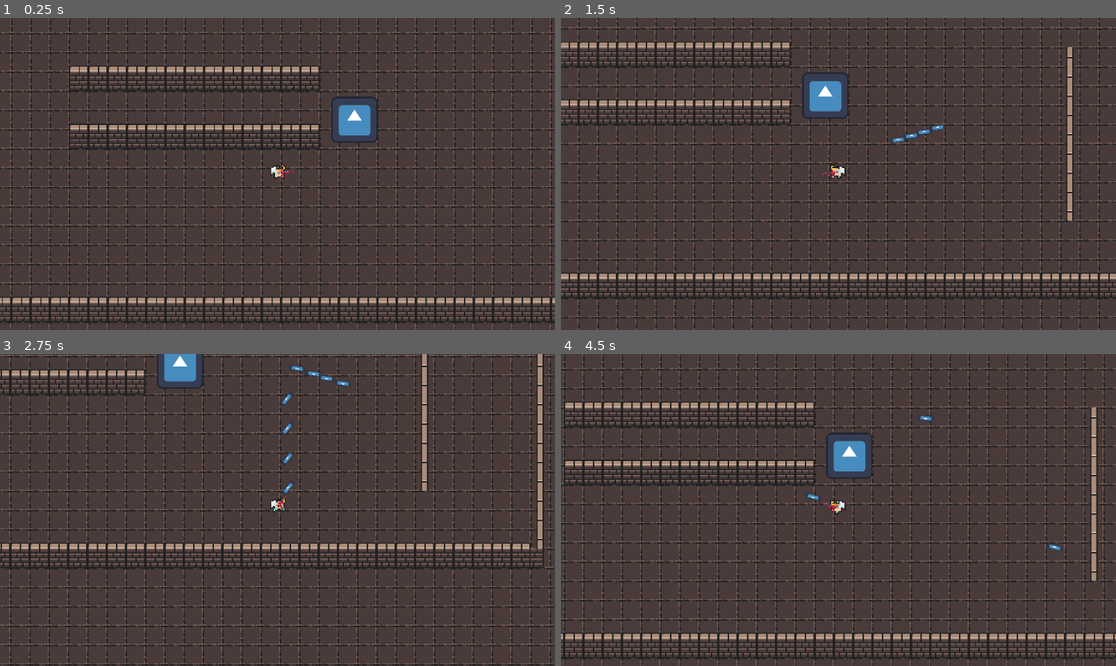
Above: before the commit, frames 1-4 (two rows, left to right).
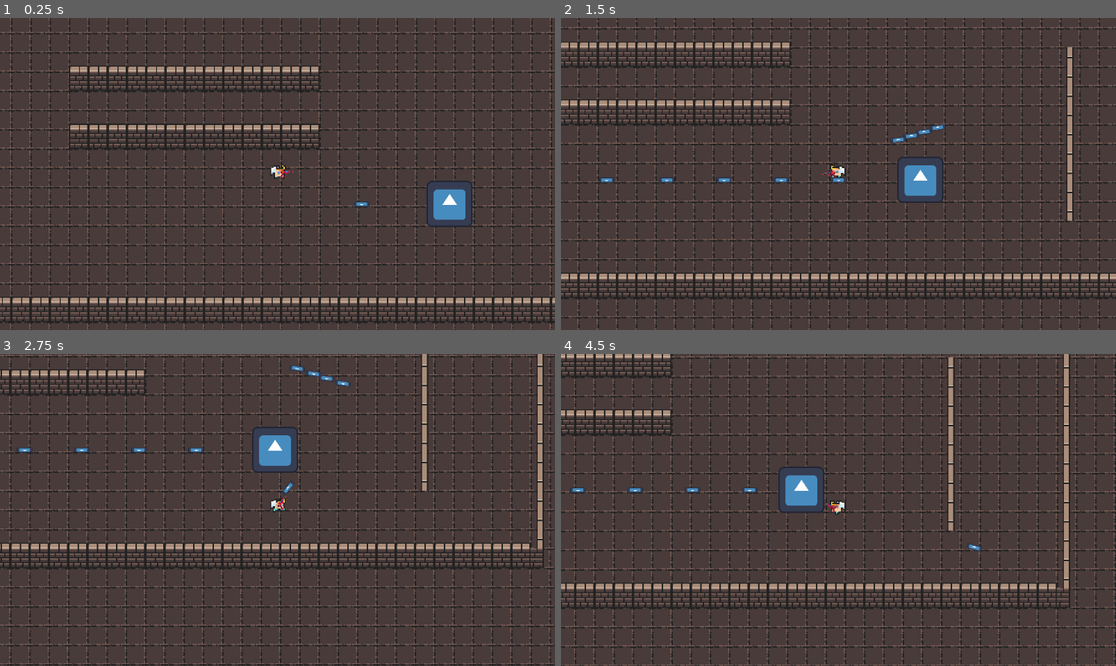
Above: after the commit, the same moments.

Repository: pabril03/ProyectoPLD
Game: Godot game, scene res://escenas/main.tscn
Two runs of this game, one before a commit and one after it. Both use one fixed random seed, a clock stepped at 60 frames per second and the inputs below. The engine's default icon, where the game draws it, is replaced by a stand-in: a white triangle on a blue panel in a dark square.
Inputs (mouse positions are in pixels of both pictures, inside the frame that each line leads up to):
- Up to frame 1 (0.25 s): no input
- Up to frame 2 (1.5 s): move the mouse to (960, 158) at 0.52 s; press the mouse at (960, 158) at 0.53 s; hold D (right) 0.53-1.28 s; move the mouse to (727, 189) at 1.27 s; release the mouse at (727, 189) at 1.28 s; hold S (down) from 1.28 s (still down); tap Space (shield) at 1.35 s
- Up to frame 3 (2.75 s): click (166, 525) at 1.55 s; move the mouse to (333, 441) at 2.02 s; release S (down) at 2.03 s; press the mouse at (333, 441) at 2.03 s; hold D (right) from 2.03 s (still down)
- Up to frame 4 (4.5 s): move the mouse to (810, 572) at 2.77 s; release D (right) at 2.78 s; release the mouse at (810, 572) at 2.78 s; hold W (up) 2.78-3.53 s; click (810, 572) at 2.85 s; move the mouse to (1005, 556) at 3.52 s; hold Space (shield) 3.53-4.28 s; hold A (left) from 3.53 s (still down); click (1005, 556) at 3.8 s; move the mouse to (672, 463) at 4.27 s; click (672, 463) at 4.35 s

The runs differ from the first frame. In frame 1, 1.6% of the frame differs, in the area x 59-86%, y 25-68%; in frame 2, 1.8%; in frame 3, 1.6%; in frame 4, 38%, in the area x 0-100%, y 0-100%.

Commit message:
enemigo que dispara creado
he puesto al enemigo en otra capa de colision, y he puesto que las balas colisionen con el entorno y con el enemigo.

Se supone que poniendo "|", se puede poner que colisione con varias capas, pero a mi me ha funcionado "&", prueba a ver

Diff:
--- a/escenas/enemigo.tscn
+++ b/escenas/enemigo.tscn
@@ -15,3 +15,11 @@
 
 [node name="CollisionShape2D" type="CollisionShape2D" parent="."]
 shape = SubResource("CircleShape2D_743j8")
+
+[node name="Marker2D" type="Marker2D" parent="."]
+position = Vector2(-38, 0)
+
+[node name="Timer" type="Timer" parent="."]
+wait_time = 0.3
+
+[connection signal="timeout" from="Timer" to="." method="_on_timer_timeout"]
--- a/escenas/escudo.tscn
+++ b/escenas/escudo.tscn
@@ -1,7 +1,7 @@
 [gd_scene load_steps=4 format=3 uid="uid://dbklotbaagktf"]
 
 [ext_resource type="Texture2D" uid="uid://dij0sg503bbbr" path="res://sprites/escudo.png" id="1_jm0py"]
-[ext_resource type="Script" uid="uid://xiw5bedht0x7" path="res://escenas/escudo.gd" id="1_uq7k6"]
+[ext_resource type="Script" uid="uid://xiw5bedht0x7" path="res://scripts/escudo.gd" id="1_uq7k6"]
 
 [sub_resource type="CircleShape2D" id="CircleShape2D_n2wyw"]
 radius = 11.0
--- a/escenas/main.tscn
+++ b/escenas/main.tscn
@@ -295,4 +295,4 @@
 tile_set = SubResource("TileSet_dkga6")
 
 [node name="Enemigo" parent="." instance=ExtResource("4_26pgj")]
-position = Vector2(316, 168)
+position = Vector2(395, 238)
--- a/scripts/bala.gd
+++ b/scripts/bala.gd
@@ -14,7 +14,7 @@
 
 func _ready():
 	collision_layer = 2 # Capa 2 para que no colisionen entre sí
-	collision_mask = 1 # Para que colisione con los elementos del mapa y el jugador
+	collision_mask = 1 & 3 # Para que colisione con los elementos del mapa y el jugador
 	if last_position == Vector2.ZERO:  # Si no se inicializa la bala desde fuera se utiliza la posición global.
 		last_position = global_position
 
--- a/scripts/enemigo.gd
+++ b/scripts/enemigo.gd
@@ -1,11 +1,38 @@
 extends StaticBody2D
 
 @export var VIDA:int = 20
+const bala = preload("res://escenas/bala.tscn")
+
+@onready var punta: Marker2D = $Marker2D
+var puedoDisparar: bool = true
+
+func _ready() -> void:
+	collision_layer = 3
+	collision_mask = 1
 
 func _process(delta: float) -> void:
 	if(VIDA <= 0):
 		queue_free()
 
+	disparo()
+
 func reducirVida(dano: int):
 	VIDA -= dano
 	print(VIDA)
+
+
+func disparo():
+	if puedoDisparar:
+		$Timer.start()
+		var bullet_i = bala.instantiate()
+		get_tree().root.add_child(bullet_i)
+		bullet_i.global_position = punta.global_position
+		bullet_i.set_start_position(punta.global_position)
+
+		bullet_i.velocity = Vector2.LEFT * bullet_i.SPEED
+		bullet_i.rotation_degrees = 180
+		puedoDisparar = false
+
+
+func _on_timer_timeout() -> void:
+	puedoDisparar = true
Renamed: escenas/escudo.gd -> scripts/escudo.gd
Renamed: escenas/escudo.gd.uid -> scripts/escudo.gd.uid
